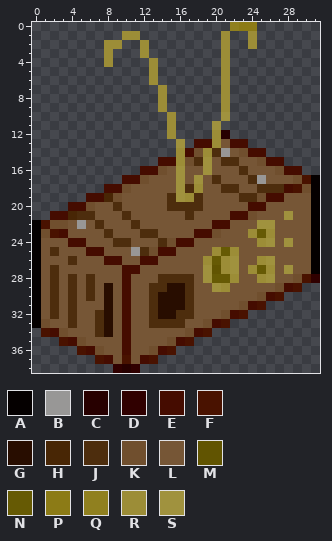
A pixel-art sprite gets an edit: Assets/_Project/ARTS/Items/radio1smaller.png. The picture above is the old version.
The file is 32x39 pixels. Pixels under 10% opacity are left out. Colours within 5 levels of each other are drawn and written as one.
Palette (. is transparent): A #050000  B #989796  C #270000  D #300000  E #450c00  F #491200  G #280d00  H #482605  J #4d2d0d  K #704f2e  L #765636  M #615401  N #665a04  P #8c7b16  Q #90801f  R #9c8d37  S #a0923e
The same view after the edit:
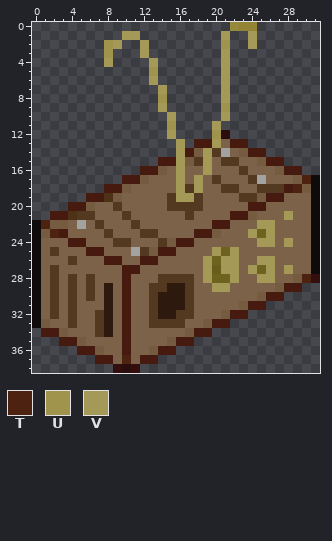
Colours new in this view: T #4d2211  U #a0944d  V #a49956
What changed:
Colour A changes from #050000 to #0f0b0b.
Colour B changes from #989796 to #a2a2a1.
Colour C changes from #270000 to #2c0d0d.
Colour D changes from #300000 to #340d0d.
Colour E changes from #450c00 to #471a10.
Colour G changes from #280d00 to #2e190e.
Colour H changes from #482605 to #4d3217.
Colour J changes from #4d2d0d to #52391f.
Colour K changes from #704f2e to #755b40.
Colour L changes from #765636 to #7b6248.
Colour M changes from #615401 to #685d1b.
Colour N changes from #665a04 to #6d631f.
Colour P changes from #8c7b16 to #928434.
Colour Q changes from #90801f to #96893c.
The edit turns colour F into colour E in row 29 at x 29; in row 30 at x 27; in row 31 at x 25; in row 32 at x 23; in row 33 at x 21; in row 34 at x 1 and 19.
The edit turns colour F into colour E in row 35 at x 3 and 17; in row 36 at x 5 and 15; in row 37 at x 7 and 13.
The edit turns colour F into colour T in row 17 at x 30; in row 18 at x 29; in row 22 at x 1; in row 23 at x 2; in row 28 at x 30; in row 37 at x 10.
The edit turns colour R into colour U in row 2 at x 8 and 21; in row 3 at x 8; in row 5 at x 13; in row 8 at x 14; in row 9 at x 21; in row 11 at x 15.
The edit turns colour R into colour U in row 12 at x 20.
The edit turns colour R into colour V in row 1 at x 10 to 11, 21 and 24; in row 2 at x 9, 12 and 24; in row 3 at x 12 and 21; in row 4 at x 8, 13 and 21; in row 5 at x 21; in row 6 at x 13 and 21.
The edit turns colour R into colour V in row 7 at x 14 and 21; in row 8 at x 21; in row 9 at x 14; in row 10 at x 15; in row 12 at x 15; in row 13 at x 20.
The edit turns colour R into colour V in row 14 at x 16 and 19; in row 15 at x 16; in row 18 at x 18; in row 19 at x 17; in row 23 at x 24 and 26; in row 24 at x 25.
The edit turns colour R into colour V in row 25 at x 20 and 22; in row 26 at x 19, 21 and 25; in row 27 at x 21, 24 and 26; in row 28 at x 22 and 25; in row 29 at x 21.
The edit turns colour S into colour V in row 10 at x 21; in row 11 at x 20; in row 13 at x 16; in row 15 at x 19; in row 16 at x 16 and 19; in row 17 at x 16 and 18.
The edit turns colour S into colour V in rows 18 to 19 at x 16; in row 21 at x 28; in row 22 at x 25 to 26; in row 24 at x 26 and 28; in row 26 at x 22 and 26; in row 27 at x 19, 22 and 28.
The edit turns colour S into colour V in row 28 at x 19 and 26; in row 29 at x 20.
Changed places in both pictures, as pixel boxes (x1, y1, x2, y2):
changed: (32, 22, 320, 373)
